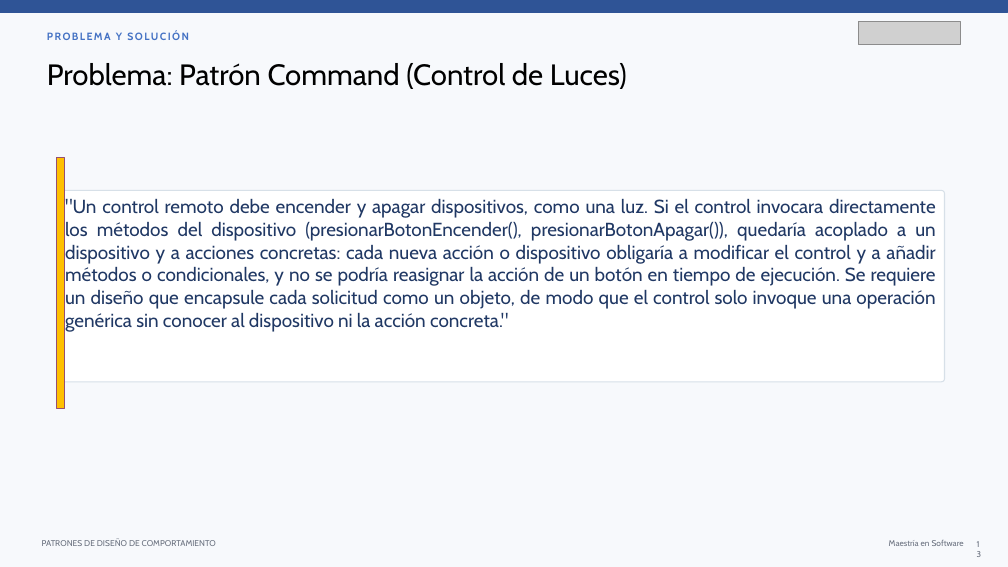
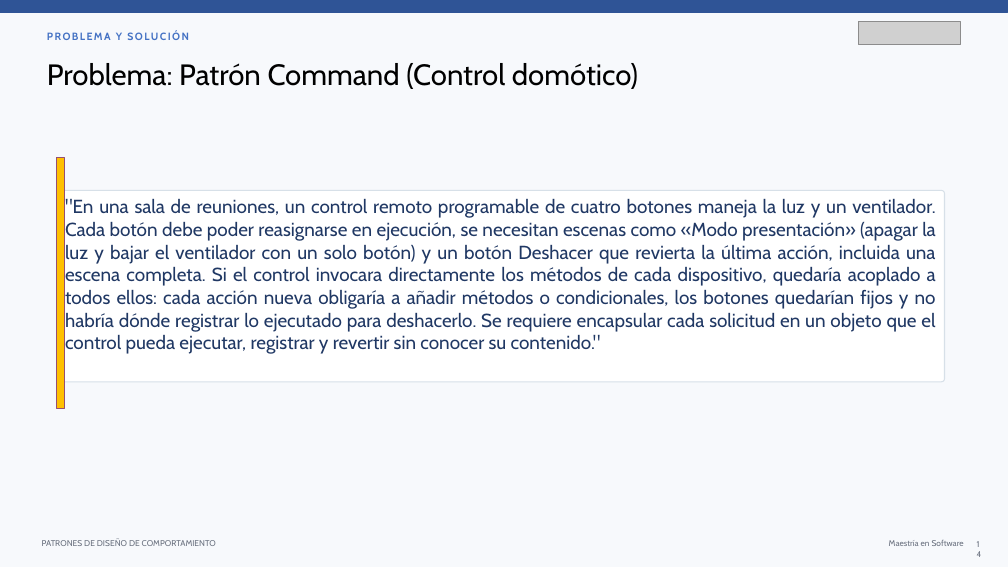
Before and after one commit to carytnas/PDS_Actividad03_Grupo02, a slide deck: slide 14 of documentacion/PDS_Actividad03_Grupo02.pptx (slide 13 before the commit). Drawn at 1008x567 pixels with LibreOffice and Linux fonts; fonts in the diff are those of the drawing; grey boxes stand for pictures. Boxes give left, top, right and bottom in pixels: in the first picture for what was removed or moved away, otherwise in the second. Text is boxed around its words. In the diff, an @@ line names an element or a change of style, - is before the commit and + after.

Commit message:
Mejoras de Mediator y Command, pruebas e informe actualizado
- Mediator: AvionSanitario con prioridad en la torre, aviso de nuevas
  posiciones en la cola y registro de aeronaves desde el cliente.
- Command: deshacer con historial, Ventilador, MacroComando y control
  con varios botones reasignables.
- Pruebas unitarias con JUnit 5 (13 pruebas) y pom.xml para mvn test.
- Diagramas UML regenerados y alineados con el código.
- Informe (docx y pdf) y presentación actualizados.

```diff
--- a/documentacion/PDS_Actividad03_Grupo02.pptx
+++ b/documentacion/PDS_Actividad03_Grupo02.pptx
@@ text at (x1=47, y1=63, x2=638, y2=89): text changed @@
-Problema: Patrón Command (Control de Luces)
+Problema: Patrón Command (Control domótico)
@@ text in rounded rectangle at (x1=65, y1=199, x2=936, y2=354): text changed @@
-"Un control remoto debe encender y apagar dispositivos, como una luz. Si el control invocara directamente los métodos del dispositivo (presionarBotonEncender(), presionarBotonApagar()), quedaría acoplado a un dispositivo y a acciones concretas: cada nueva acción o dispositivo obligaría a modificar el control y a añadir métodos o condicionales, y no se podría reasignar la acción de un botón en tiempo de ejecución. Se requiere un diseño que encapsule cada solicitud como un objeto, de modo que el control solo invoque una operación genérica sin conocer al dispositivo ni la acción concreta."
+"En una sala de reuniones, un control remoto programable de cuatro botones maneja la luz y un ventilador. Cada botón debe poder reasignarse en ejecución, se necesitan escenas como «Modo presentación» (apagar la luz y bajar el ventilador con un solo botón) y un botón Deshacer que revierta la última acción, incluida una escena completa. Si el control invocara directamente los métodos de cada dispositivo, quedaría acoplado a todos ellos: cada acción nueva obligaría a añadir métodos o condicionales, los botones quedarían fijos y no habría dónde registrar lo ejecutado para deshacerlo. Se requiere encapsular cada solicitud en un objeto que el control pueda ejecutar, registrar y revertir sin conocer su contenido."
```
Also in this commit, not shown: 15 other slides changed, 3 slides added, 24 other files.
